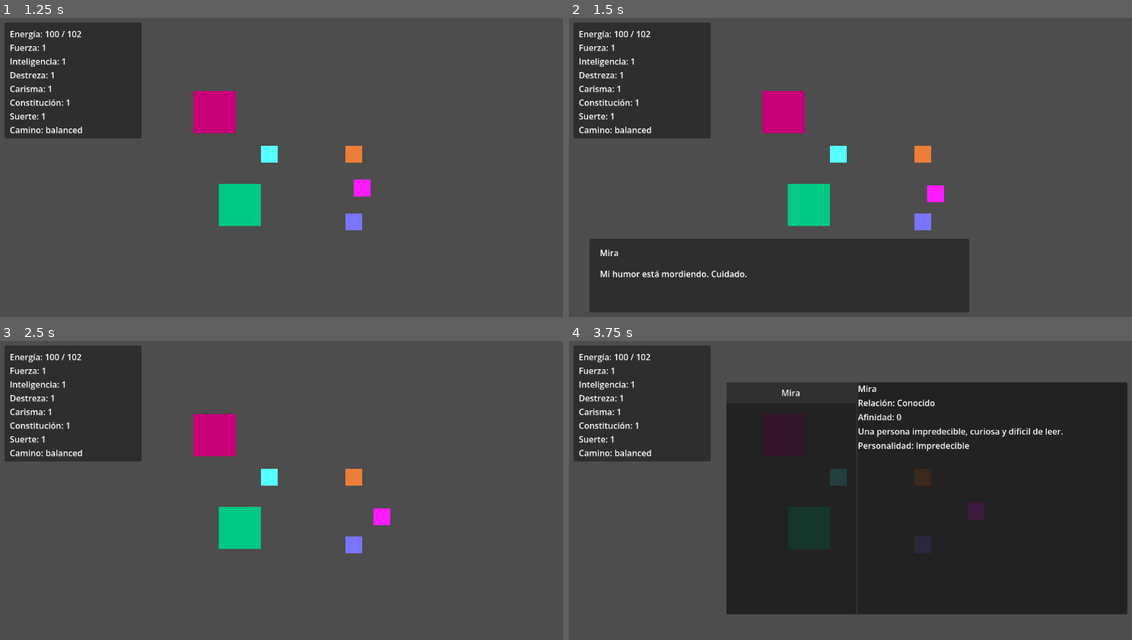
Above: before the commit, frames 1-4 (two rows, left to right).
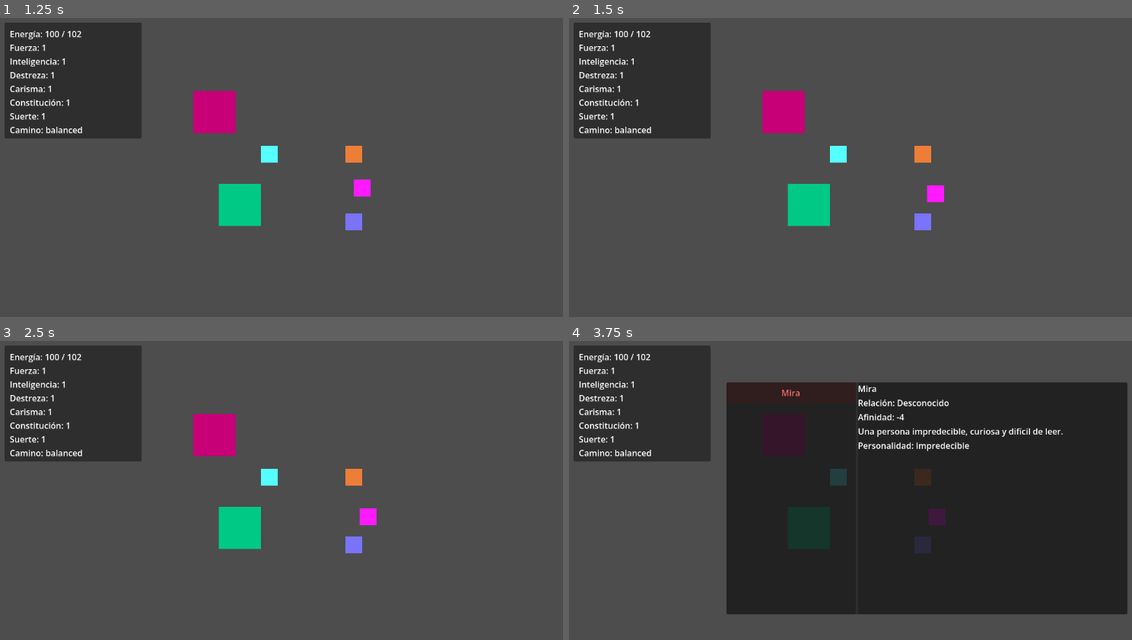
Above: after the commit, the same moments.

Repository: JoshSnowMex/another-life-project
Game: Godot game, scene res://scenes/world/world.tscn
The game is run twice, just before and just after one commit, with the same random seed, the same clock (stepped at 60 frames per second) and the same inputs.
Inputs:
- Up to frame 1 (1.25 s): tap Enter at 0.5 s; hold D (move_right) from 0.53 s (still down); tap F (interact) at 0.6 s
- Up to frame 2 (1.5 s): release D (move_right) at 1.28 s; hold S (move_down) from 1.28 s (still down); tap F (interact) at 1.35 s
- Up to frame 3 (2.5 s): tap Space at 2 s; release S (move_down) at 2.03 s; hold D (move_right) from 2.03 s (still down); tap T (next_day) at 2.1 s; tap F (interact) at 2.3 s
- Up to frame 4 (3.75 s): release D (move_right) at 2.78 s; hold W (move_up) 2.78-3.5 s; tap R (social_notebook) at 2.85 s; tap F (interact) at 3.05 s; click "Mira" at 3.5 s

Frame 1 is identical in both runs. In frame 2, 17% of the frame differs, in the area x 3-72%, y 73-99%; in frame 3, 0.3%; in frame 4, 0.5%.

Commit message:
Add paginated dialogue text

Diff:
--- a/scenes/ui/dialogue_box.tscn
+++ b/scenes/ui/dialogue_box.tscn
@@ -11,9 +11,9 @@
 anchor_right = 1.0
 anchor_bottom = 1.0
 offset_left = 40.0
-offset_top = -228.0
-offset_right = -392.0
-offset_bottom = -88.0
+offset_top = -898.0
+offset_right = -292.0
+offset_bottom = -728.0
 grow_horizontal = 2
 grow_vertical = 0
 
@@ -30,6 +30,5 @@
 offset_left = 20.0
 offset_top = 55.0
 offset_right = 700.0
-offset_bottom = 125.0
-text = "Hola Mundo"
+offset_bottom = 145.0
 autowrap_mode = 2
--- a/scripts/dialogue_box.gd
+++ b/scripts/dialogue_box.gd
@@ -1,18 +1,77 @@
 extends CanvasLayer
+
+const MAX_CHARACTERS_PER_PAGE: int = 170
 
 @onready var name_label: Label = $DialoguePanel/NameLabel
 @onready var dialogue_label: Label = $DialoguePanel/DialogueLabel
+
+var current_speaker_name: String = ""
+var pages: Array[String] = []
+var current_page_index: int = 0
 
 func _ready() -> void:
 	visible = false
 
 func show_dialogue(speaker_name: String, text: String) -> void:
-	name_label.text = speaker_name
-	dialogue_label.text = text
+	current_speaker_name = speaker_name
+	pages = split_text_into_pages(text, MAX_CHARACTERS_PER_PAGE)
+	current_page_index = 0
+
+	if pages.is_empty():
+		pages.append("")
+
+	show_current_page()
 	visible = true
 
 func hide_dialogue() -> void:
 	visible = false
+	pages.clear()
+	current_page_index = 0
+	current_speaker_name = ""
 
 func is_open() -> bool:
 	return visible
+
+func advance_dialogue() -> bool:
+	if not visible:
+		return false
+
+	if current_page_index < pages.size() - 1:
+		current_page_index += 1
+		show_current_page()
+		return true
+
+	hide_dialogue()
+	return false
+
+func show_current_page() -> void:
+	name_label.text = current_speaker_name
+
+	var page_text: String = pages[current_page_index]
+
+	if pages.size() > 1:
+		page_text += "\n[" + str(current_page_index + 1) + "/" + str(pages.size()) + "]"
+
+	dialogue_label.text = page_text
+
+func split_text_into_pages(text: String, max_characters: int) -> Array[String]:
+	var result: Array[String] = []
+	var words: PackedStringArray = text.split(" ")
+	var current_page: String = ""
+
+	for word in words:
+		var candidate: String = word
+
+		if current_page != "":
+			candidate = current_page + " " + word
+
+		if candidate.length() > max_characters and current_page != "":
+			result.append(current_page)
+			current_page = word
+		else:
+			current_page = candidate
+
+	if current_page != "":
+		result.append(current_page)
+
+	return result
--- a/scripts/player.gd
+++ b/scripts/player.gd
@@ -12,9 +12,9 @@
 
 	if Input.is_action_just_pressed("interact"):
 		if dialogue_box.is_open():
-			dialogue_box.hide_dialogue()
-		else:
-			check_interaction()
+			dialogue_box.advance_dialogue()
+	else:
+		check_interaction()
 
 	if Input.is_action_just_pressed("gift_menu"):
 		if not gift_menu.visible:
